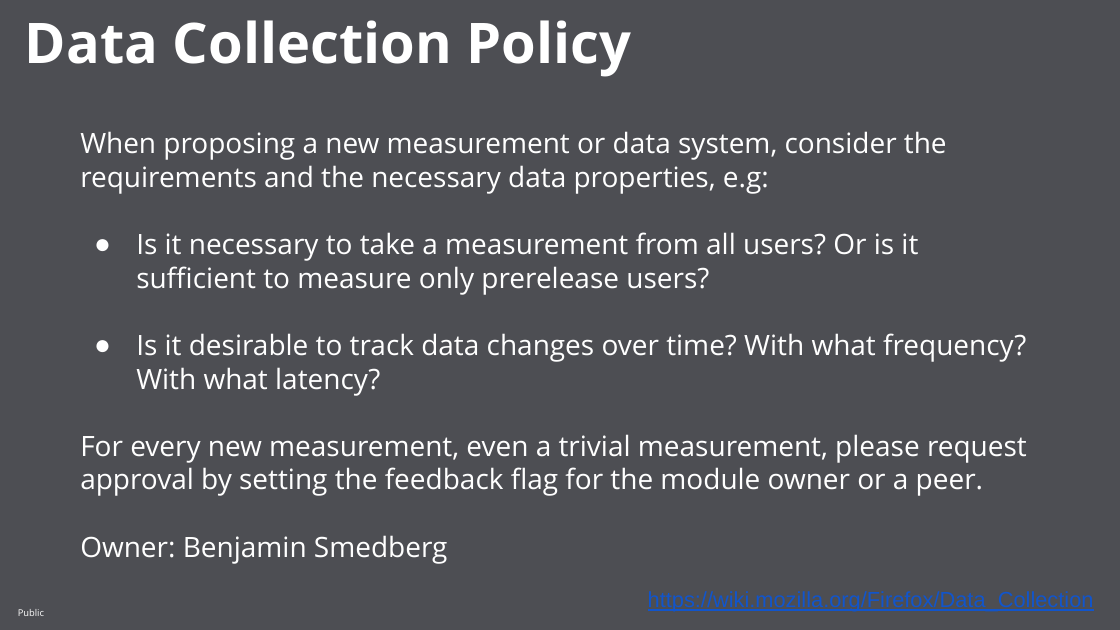
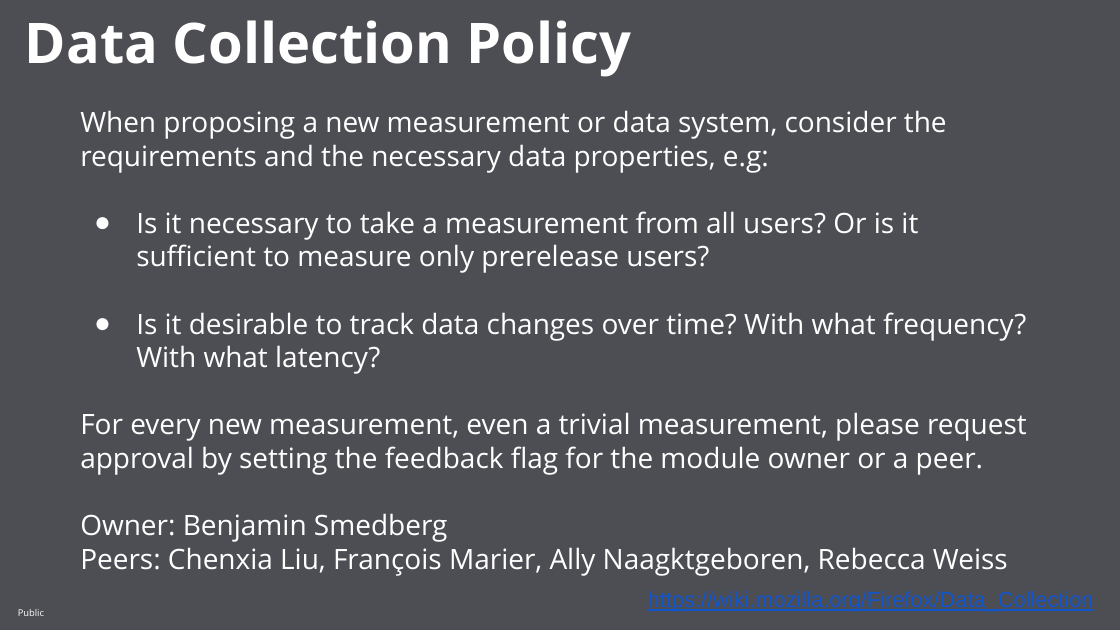
Before and after one commit to mozilla/telemetry-onboarding, a slide deck: slide 4 of slides/Telemetry Onboarding.pptx (slide 5 before the commit). Drawn at 1120x630 pixels with LibreOffice and Linux fonts; fonts in the diff are those of the drawing; background and template pictures are left out. Boxes give left, top, right and bottom in pixels: in the first picture for what was removed or moved away, otherwise in the second. Text is boxed around its words. In the diff, an @@ line names an element or a change of style, - is before the commit and + after.

```diff
--- a/slides/Telemetry Onboarding.pptx
+++ b/slides/Telemetry Onboarding.pptx
@@ text "When proposing a new measurement ...": place and size @@
-text "When proposing a new measurement ..." at [80,131,1027,564]
+text "When proposing a new measurement ..." at [80,110,1027,570]
@@ text at [168,547,1008,570]: paragraph added @@
+Peers: Chenxia Liu, François Marier, Ally Naagktgeboren, Rebecca Weiss
```
Also in this commit, not shown: 4 other slides changed, 1 slide removed, 1 other file.
